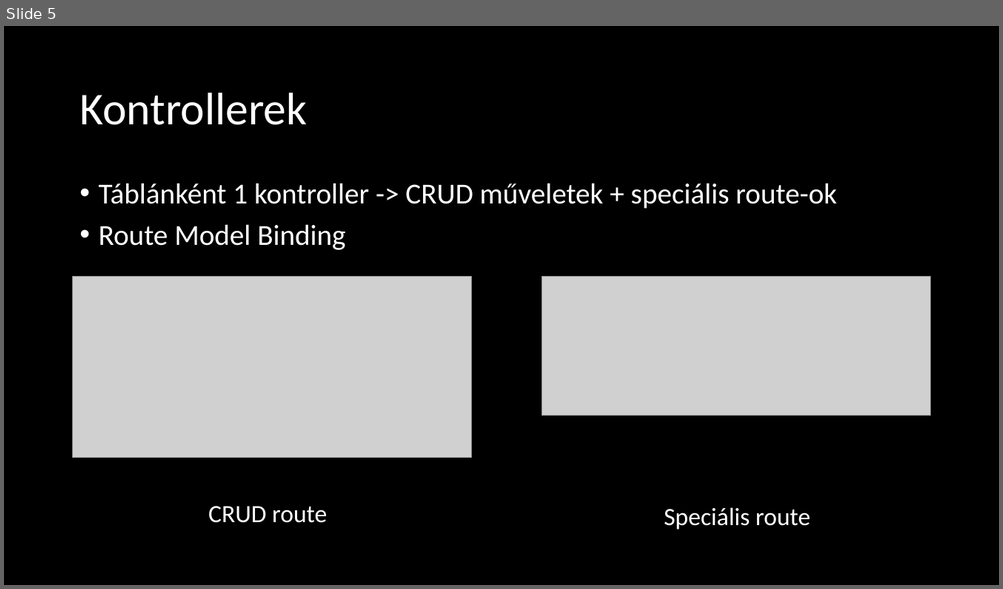
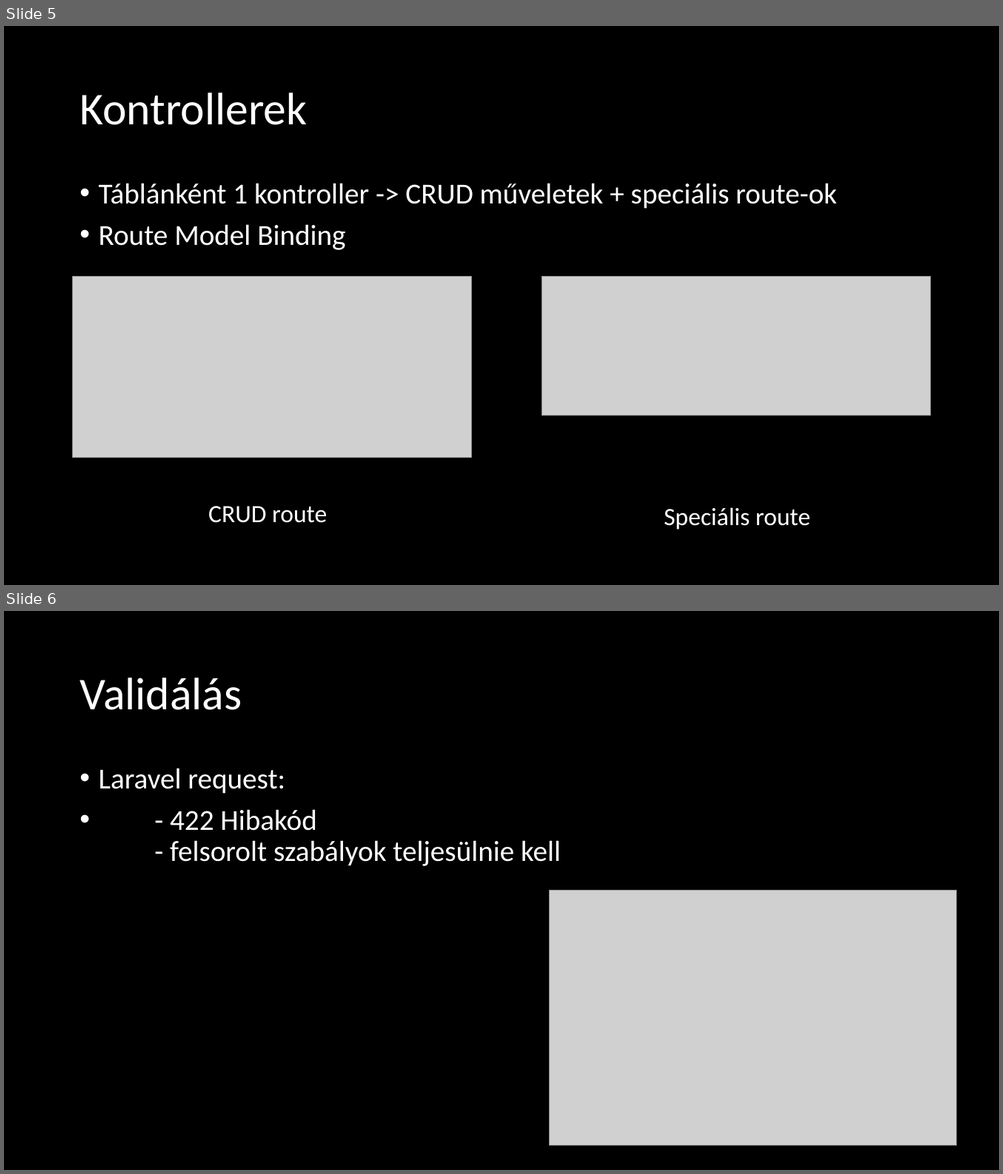
Before and after one commit to bicskey-balazs/dokumentacio, a slide deck: PPT/Backend.pptx. Shown one above the other, each under a label of ours: slide 5 before the commit, slides 5 and 6 after it. The pictures are 1003x589 and 1003x1174 pixels, drawn with LibreOffice and Linux fonts; fonts in the diff are those of the drawing; grey boxes stand for pictures. Boxes give left, top, right and bottom in pixels: in the first picture for what was removed or moved away, otherwise in the second. Text is boxed around its words. In the diff, an @@ line names an element or a change of style, - is before the commit and + after.

Commit message:
PPT finish

```diff
--- a/PPT/Backend.pptx
+++ b/PPT/Backend.pptx
@@ slide 6 added at (x1=4, y1=611, x2=999, y2=1170), background #000000 @@
@@ title added at (x1=79, y1=678, x2=242, y2=710), 44 pt, text #FFFFFF @@
+Validálás
@@ text added at (x1=99, y1=768, x2=560, y2=866), 28 pt, text #FFFFFF @@
+• Laravel request:
+• - 422 Hibakód
+  - felsorolt szabályok teljesülnie kell
@@ picture added at (x1=549, y1=891, x2=957, y2=1146) @@
```
Also in this commit, not shown: 1 other slide added, 4 other files.
